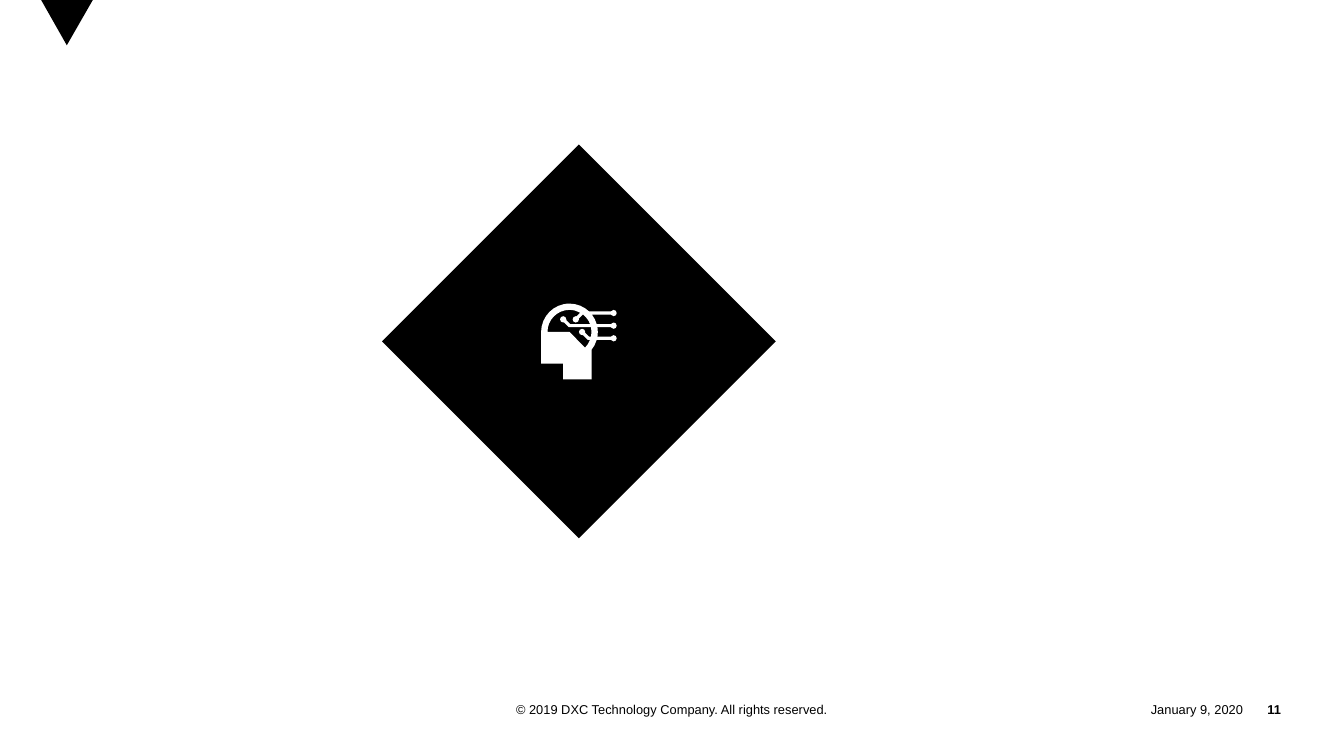
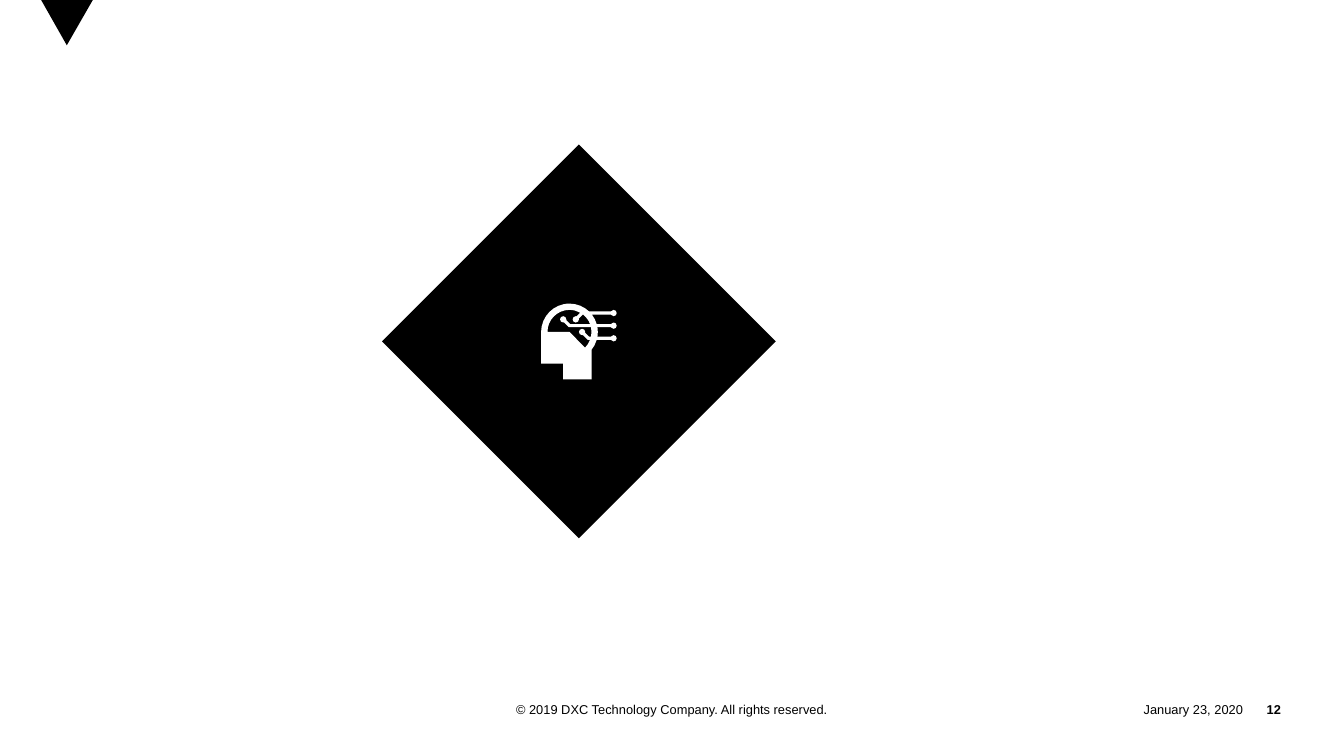
Before and after one commit to dxc-technology/dxc-digitalexplorer, a slide deck: slide 12 of Stickers/MasterFiles/Stickers.pptx (slide 11 before the commit). Drawn at 1344x756 pixels with LibreOffice and Linux fonts; fonts in the diff are those of the drawing; background and template pictures are left out. Boxes give left, top, right and bottom in pixels: in the first picture for what was removed or moved away, otherwise in the second. Text is boxed around its words. In the diff, an @@ line names an element or a change of style, - is before the commit and + after.

```diff
--- a/Stickers/MasterFiles/Stickers.pptx
+++ b/Stickers/MasterFiles/Stickers.pptx
@@ text at box(1144, 705, 1243, 716): text changed @@
-January 9, 2020
+January 23, 2020
@@ page number at box(1267, 705, 1281, 714): text changed @@
-11
+12
```
Also in this commit, not shown: 11 other slides changed, 1 slide added, 17 other files.
